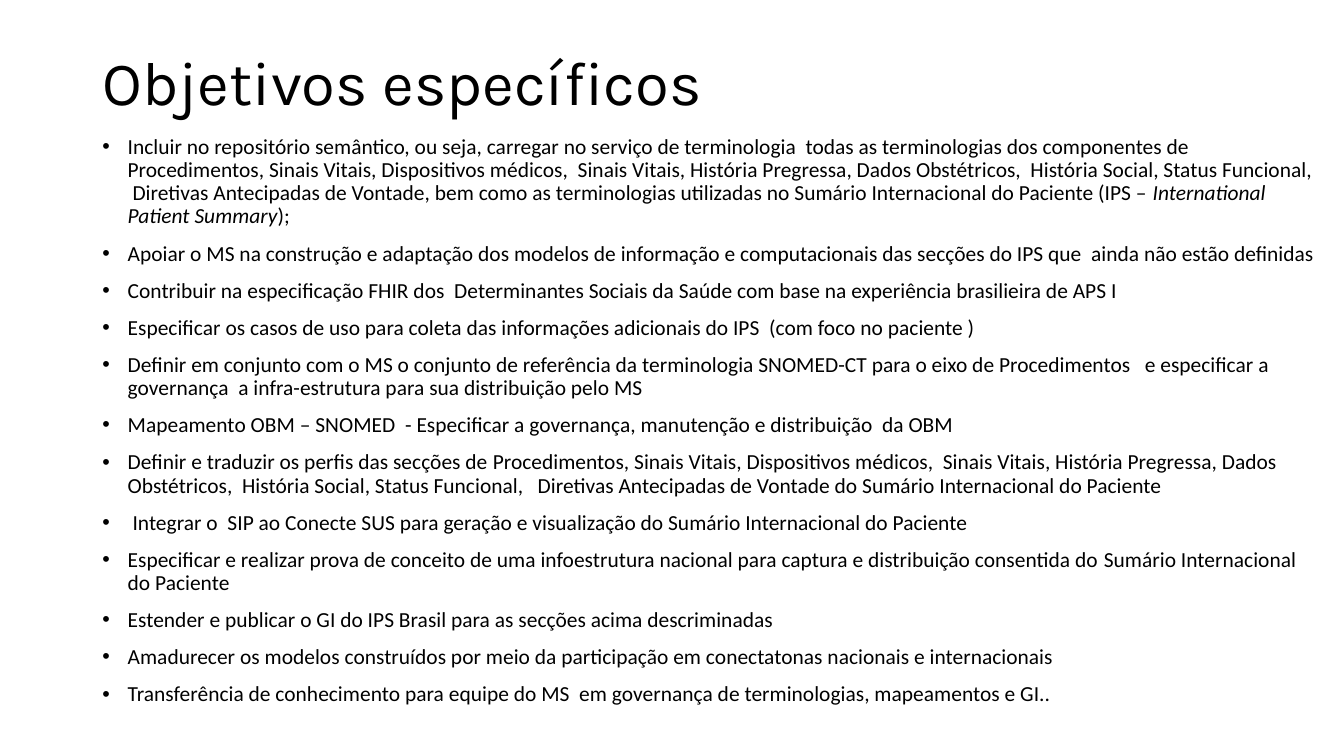
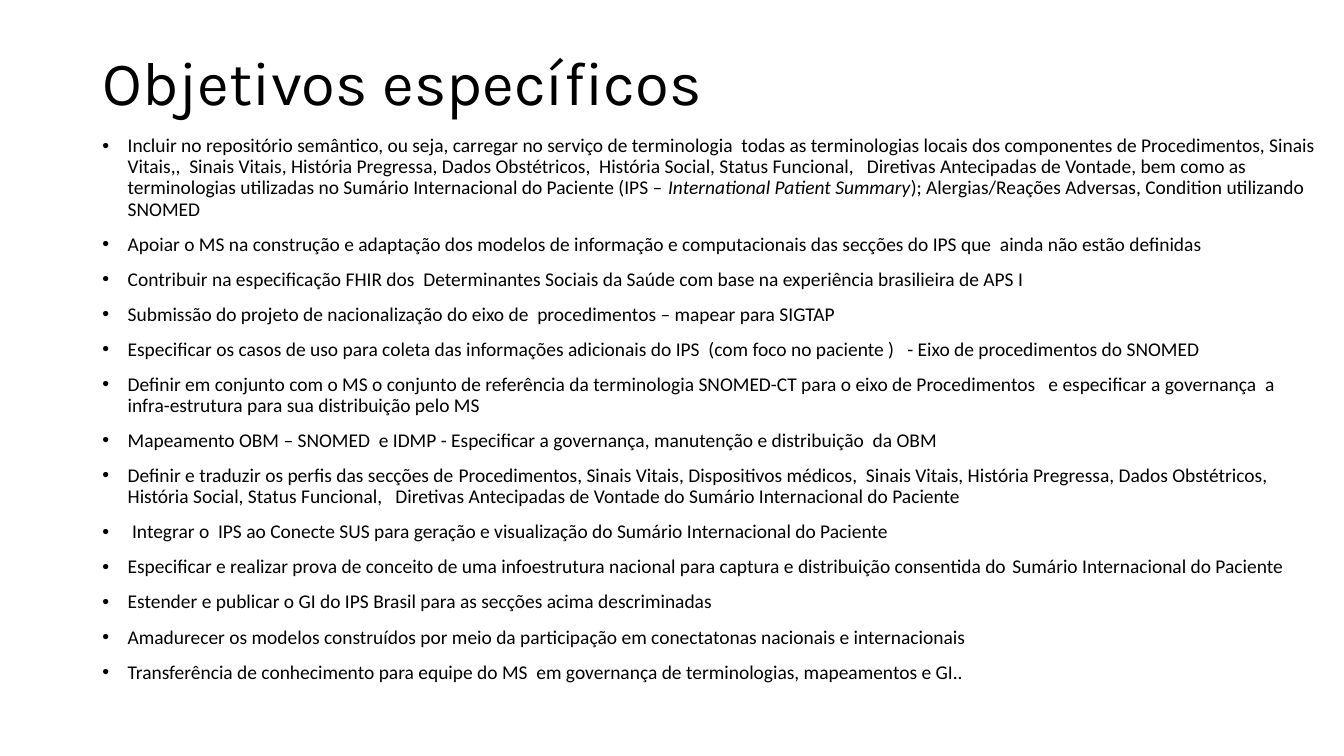
Before and after one commit to moaassis/https-git-codecommit.sa-east-1.amazonaws.com-v1-repos-ips-brasil-documentos, a slide deck: slide 3 of Gestão do Projeto/Planejamento/PropostaISP24-26.pptx. Drawn at 1344x756 pixels with LibreOffice and Linux fonts; fonts in the diff are those of the drawing. Boxes give left, top, right and bottom in pixels: in the first picture for what was removed or moved away, otherwise in the second. Text is boxed around its words. In the diff, an @@ line names an element or a change of style, - is before the commit and + after.

```diff
--- a/Gestão do Projeto/Planejamento/PropostaISP24-26.pptx
+++ b/Gestão do Projeto/Planejamento/PropostaISP24-26.pptx
@@ text at (x1=128, y1=138, x2=1314, y2=216): text changed; size 15.3 to 13.9 pt @@
-• Incluir no repositório semântico, ou seja, carregar no serviço de terminologia todas as terminologias dos componentes de Procedimentos, Sinais Vitais, Dispositivos médicos, Sinais Vitais, História Pregressa, Dados Obstétricos, História Social, Status Funcional, Diretivas Antecipadas de Vontade, bem como as terminologias utilizadas no Sumário Internacional do Paciente (IPS – International Patient Summary);
+• Incluir no repositório semântico, ou seja, carregar no serviço de terminologia todas as terminologias locais dos componentes de Procedimentos, Sinais Vitais,, Sinais Vitais, História Pregressa, Dados Obstétricos, História Social, Status Funcional, Diretivas Antecipadas de Vontade, bem como as terminologias utilizadas no Sumário Internacional do Paciente (IPS – International Patient Summary); Alergias/Reações Adversas, Condition utilizando SNOMED
@@ text at (x1=128, y1=237, x2=1282, y2=683): size 15.3 to 13.9 pt in "Apoiar o MS na construção e adaptação ...", "Contribuir na especificação FHIR dos Determinantes Sociais ...", "Definir em conjunto com o MS o ...", "Definir e traduzir os perfis das secções ..." and 4 more places @@
@@ text at (x1=128, y1=307, x2=1199, y2=360): text changed; size 15.3 to 13.9 pt @@
-• Especificar os casos de uso para coleta das informações adicionais do IPS (com foco no paciente )
+• Submissão do projeto de nacionalização do eixo de procedimentos – mapear para SIGTAP
+• Especificar os casos de uso para coleta das informações adicionais do IPS (com foco no paciente ) - Eixo de procedimentos do SNOMED
@@ text at (x1=128, y1=433, x2=937, y2=451): text changed; size 15.3 to 13.9 pt @@
-• Mapeamento OBM – SNOMED - Especificar a governança, manutenção e distribuição da OBM
+• Mapeamento OBM – SNOMED e IDMP - Especificar a governança, manutenção e distribuição da OBM
@@ text at (x1=132, y1=524, x2=887, y2=542): text changed; size 15.3 to 13.9 pt @@
-• Integrar o SIP ao Conecte SUS para geração e visualização do Sumário Internacional do Paciente
+• Integrar o IPS ao Conecte SUS para geração e visualização do Sumário Internacional do Paciente
```
Also in this commit, not shown: 1 other slide changed, 5 slides added, 7 other files.
